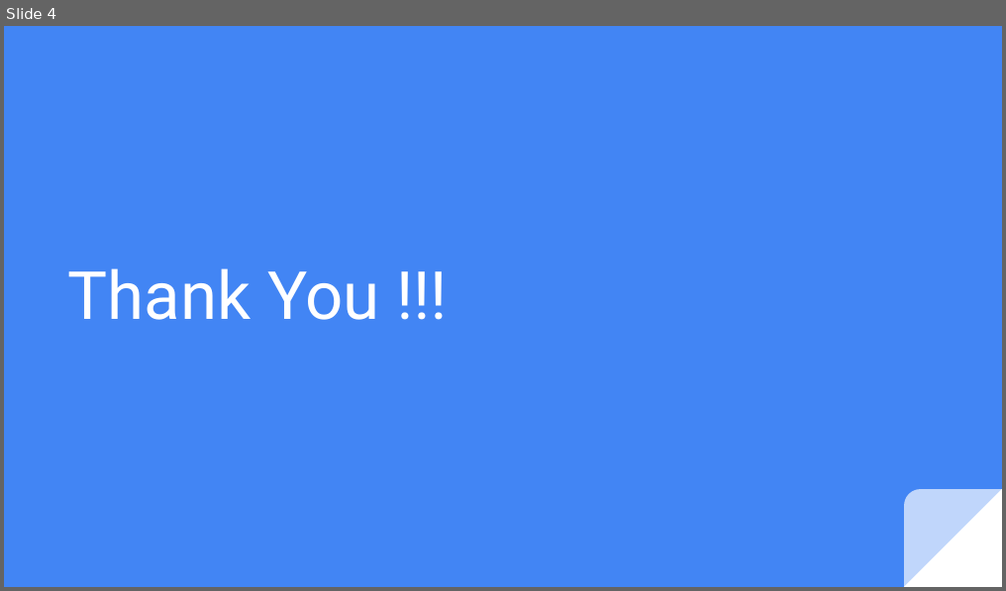
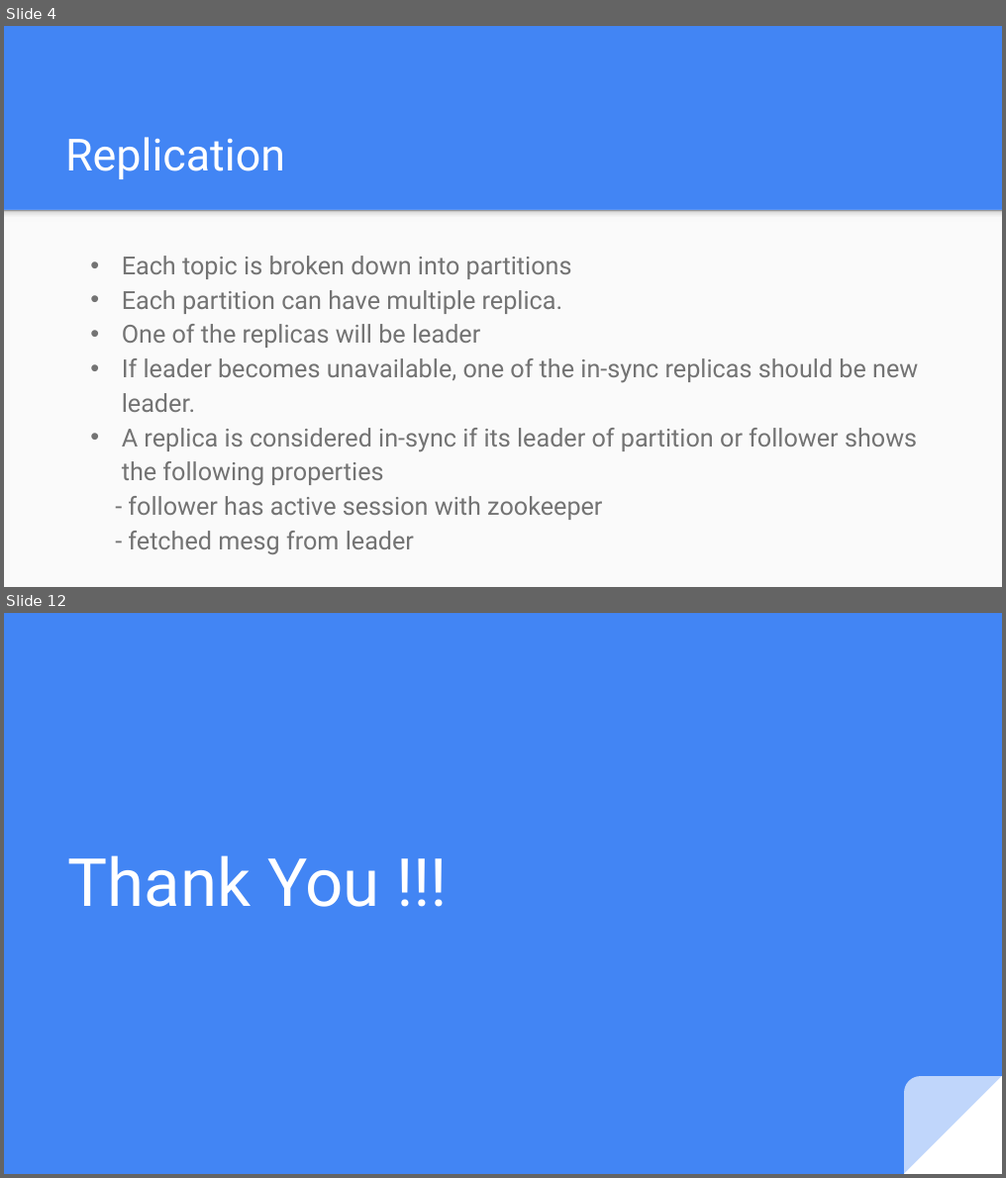
Before and after one commit to edyoda/kafka-cassandra-tutorial, a slide deck: Introduction to Kafka.pptx. Shown one above the other, each under a label of ours: slide 4 before the commit, slides 4 and 12 after it; the slides between them are not shown. The pictures are 1006x591 and 1006x1178 pixels, drawn with LibreOffice and Linux fonts; fonts in the diff are those of the drawing. Boxes give left, top, right and bottom in pixels: in the first picture for what was removed or moved away, otherwise in the second. Text is boxed around its words. In the diff, an @@ line names an element or a change of style, - is before the commit and + after.

```diff
--- a/Introduction to Kafka.pptx
+++ b/Introduction to Kafka.pptx
@@ slide 4 added at <box>4,26,1002,587</box>, background #4285F4 @@
@@ title added at <box>65,137,285,179</box>, 32 pt, text #FFFFFF @@
+Replication
@@ rectangle added at <box>4,209,1002,586</box>, fill #FAFAFA @@
@@ rectangle added at <box>4,209,1002,222</box>, fill gradient #F9F9F9 to #DEDEDE to #999999 @@
@@ text added at <box>122,256,918,520</box>, 18 pt, text #737373 @@
+• Each topic is broken down into partitions
+• Each partition can have multiple replica.
+• One of the replicas will be leader
+• If leader becomes unavailable, one of the in-sync replicas should be new leader.
+• A replica is considered in-sync if its leader of partition or follower shows the following properties
+- follower has active session with zookeeper
+- fetched mesg from leader
@@ what was slide 4 is now slide 12 @@
```
Also in this commit, not shown: 2 slides changed, 8 other slides added, 1 slide removed, 3 other files.
